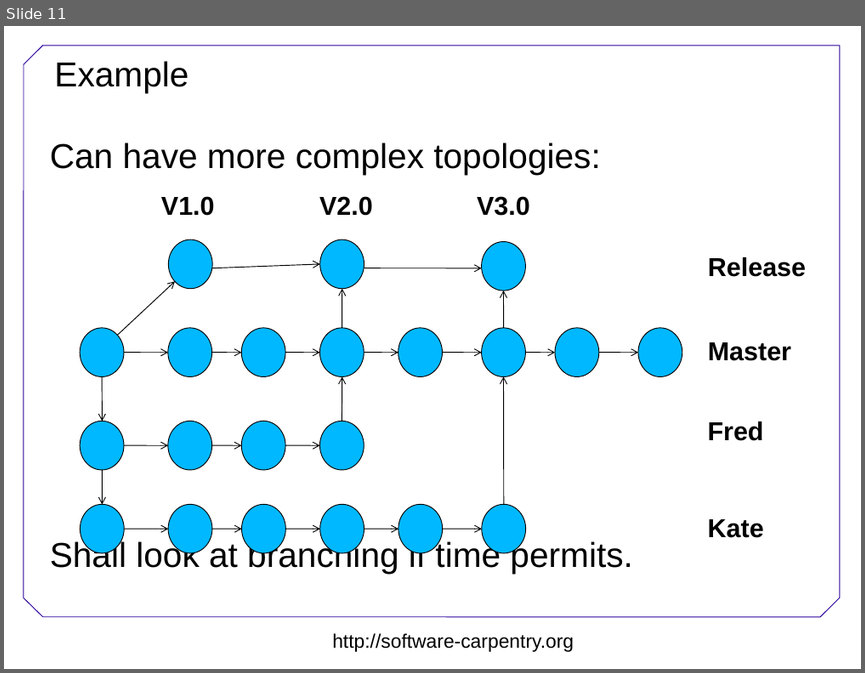
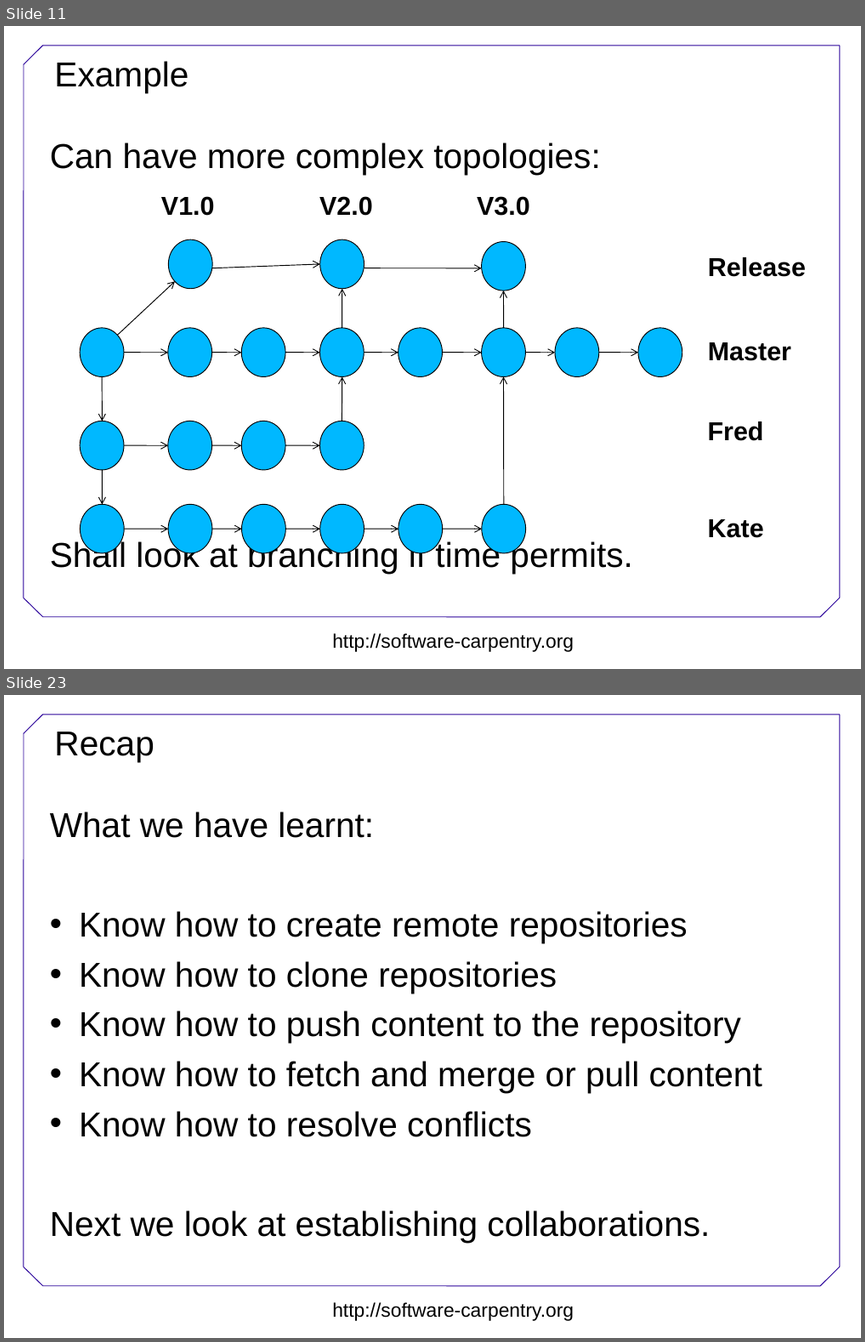
Before and after one commit to swcarpentry/DEPRECATED-boot-camps, a slide deck: version-control/Version-control.ppt. Shown one above the other, each under a label of ours: slide 11 before the commit, slides 11 and 23 after it; the slides between them are not shown. The pictures are 865x673 and 865x1342 pixels, drawn with LibreOffice and Linux fonts; fonts in the diff are those of the drawing; background and template pictures are left out. Boxes give left, top, right and bottom in pixels: in the first picture for what was removed or moved away, otherwise in the second. Text is boxed around its words. In the diff, an @@ line names an element or a change of style, - is before the commit and + after.

```diff
--- a/version-control/Version-control.ppt
+++ b/version-control/Version-control.ppt
@@ slide 23 added at (4, 695, 861, 1338), background #FFFFFF; not listed: 8 template elements that a slide beside it also shows @@
@@ title added at (54, 732, 154, 761), 32 pt, text #000000 @@
+Recap
@@ text added at (50, 811, 762, 1242), 32 pt, text #000000 @@
+What we have learnt:
+• Know how to create remote repositories
+• Know how to clone repositories
+• Know how to push content to the repository
+• Know how to fetch and merge or pull content
+• Know how to resolve conflicts
+Next we look at establishing collaborations.
```
Also in this commit, not shown: 1 other slide changed, 13 other slides added, 1 slide removed.
